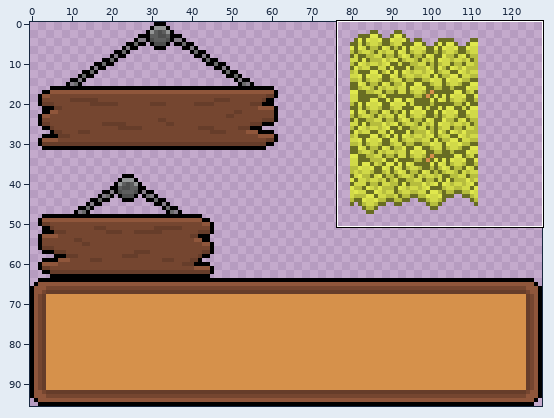
File history of a sprite sheet, assets/Arts/spritesheets/UISheet.png. Above: a wide view before the commit, with the close-up outlined.
Close-up. First the earlier version:
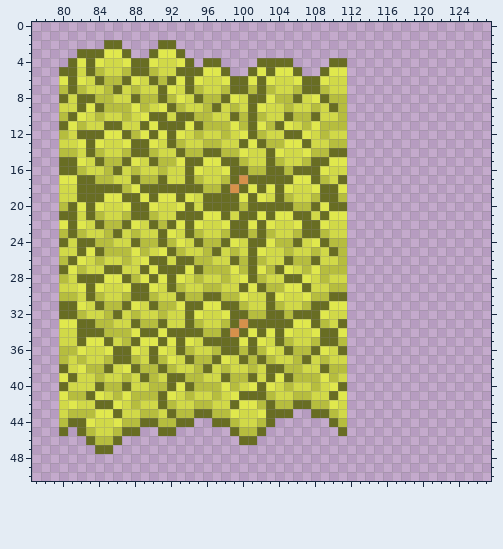
The file is 128x96 pixels. Shown: x 77..127, y 0..50. The commit also changed other parts of the picture, which this record leaves out.
After:
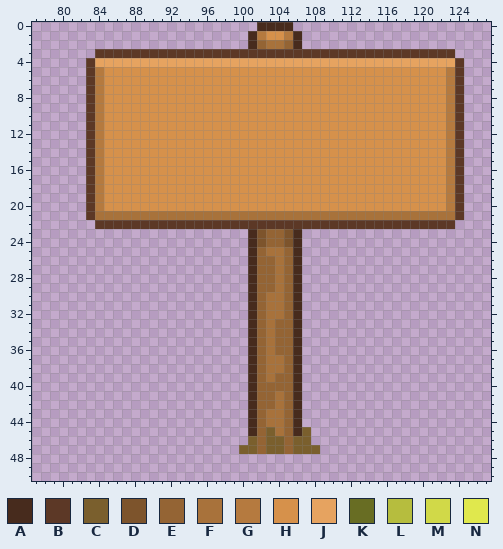
Palette (. is transparent): A #472b1d  B #5c3826  C #7a5f2d  D #7d542c  E #946434  F #a8723b  G #b57a3f  H #d6914b  J #e6a360  K #686d23  L #b6bd3e  M #d1d948  N #e0e84d
The exact change:
Changed rows in their new state; - is an unchanged pixel.
first column x 80:
 0 ----------------------AAAA-------------------
 1 ---------------------AGHHGA------------------
 2 -----..----..--------AEFFEA------------------
 3 --..BBBBBBBBBBBBBBBBBBBBBBBBBBBBBBBBBBBBBBBB-
 4 -..BJJJJJJJJJJJJJJJJJJJJJJJJJJJJJJJJJJJJJJJJB
 5 ...BGHHHHHHHHHHHHHHHHHHHHHHHHHHHHHHHHHHHHHHGB
 6 ...BGHHHHHHHHHHHHHHHHHHHHHHHHHHHHHHHHHHHHHHGB
 7 ...BGHHHHHHHHHHHHHHHHHHHHHHHHHHHHHHHHHHHHHHGB
 8 ...BGHHHHHHHHHHHHHHHHHHHHHHHHHHHHHHHHHHHHHHGB
 9 ...BGHHHHHHHHHHHHHHHHHHHHHHHHHHHHHHHHHHHHHHGB
10 ...BGHHHHHHHHHHHHHHHHHHHHHHHHHHHHHHHHHHHHHHGB
11 ...BGHHHHHHHHHHHHHHHHHHHHHHHHHHHHHHHHHHHHHHGB
12 ...BGHHHHHHHHHHHHHHHHHHHHHHHHHHHHHHHHHHHHHHGB
13 ...BGHHHHHHHHHHHHHHHHHHHHHHHHHHHHHHHHHHHHHHGB
14 ...BGHHHHHHHHHHHHHHHHHHHHHHHHHHHHHHHHHHHHHHGB
15 ...BGHHHHHHHHHHHHHHHHHHHHHHHHHHHHHHHHHHHHHHGB
16 ...BGHHHHHHHHHHHHHHHHHHHHHHHHHHHHHHHHHHHHHHGB
17 ...BGHHHHHHHHHHHHHHH-HHHHHHHHHHHHHHHHHHHHHHGB
18 ...BGHHHHHHHHHHHHHH-HHHHHHHHHHHHHHHHHHHHHHHGB
19 ...BGHHHHHHHHHHHHHHHHHHHHHHHHHHHHHHHHHHHHHHGB
20 ...BGHHHHHHHHHHHHHHHHHHHHHHHHHHHHHHHHHHHHHHGB
21 ...BFFFFFFFFFFFFFFFFFFFFFFFFFFFFFFFFFFFFFFFFB
22 ....BBBBBBBBBBBBBBBBBBBBBBBBBBBBBBBBBBBBBBBB-
23 .....................ADEEDA.....-------------
24 .....................ADEEDA.....-------------
25 .....................AEFFEA.....-------------
26 .....................AEEFEA.....-------------
27 .....................AEEFEA.....-------------
28 .....................AEEFEA.....-------------
29 .....................AEEFEA.....-------------
30 .....................AEFFEA.....-------------
31 .....................AEFFEA.....-------------
32 .....................AEFFEA.....-------------
33 .....................AEFEEA.....-------------
34 .....................AEFEEA.....-------------
35 .....................AEFEEA.....-------------
36 .....................AEFEEA.....-------------
37 .....................AEFFEA.....-------------
38 .....................AEFFEA.....-------------
39 .....................AEFEEA.....-------------
40 .....................AEEEEA.....-------------
41 .....................AEEFEA.....-------------
42 .....................AEEFEA.....-------------
43 .....................AEFFEA-....-------------
44 ...............--....AEFFEA---..-------------
45 .-.......--..------..AECFEAC---.-------------
46 ---....-------------.CECCECC-----------------
47 ----..--------------CCECCECCC----------------
